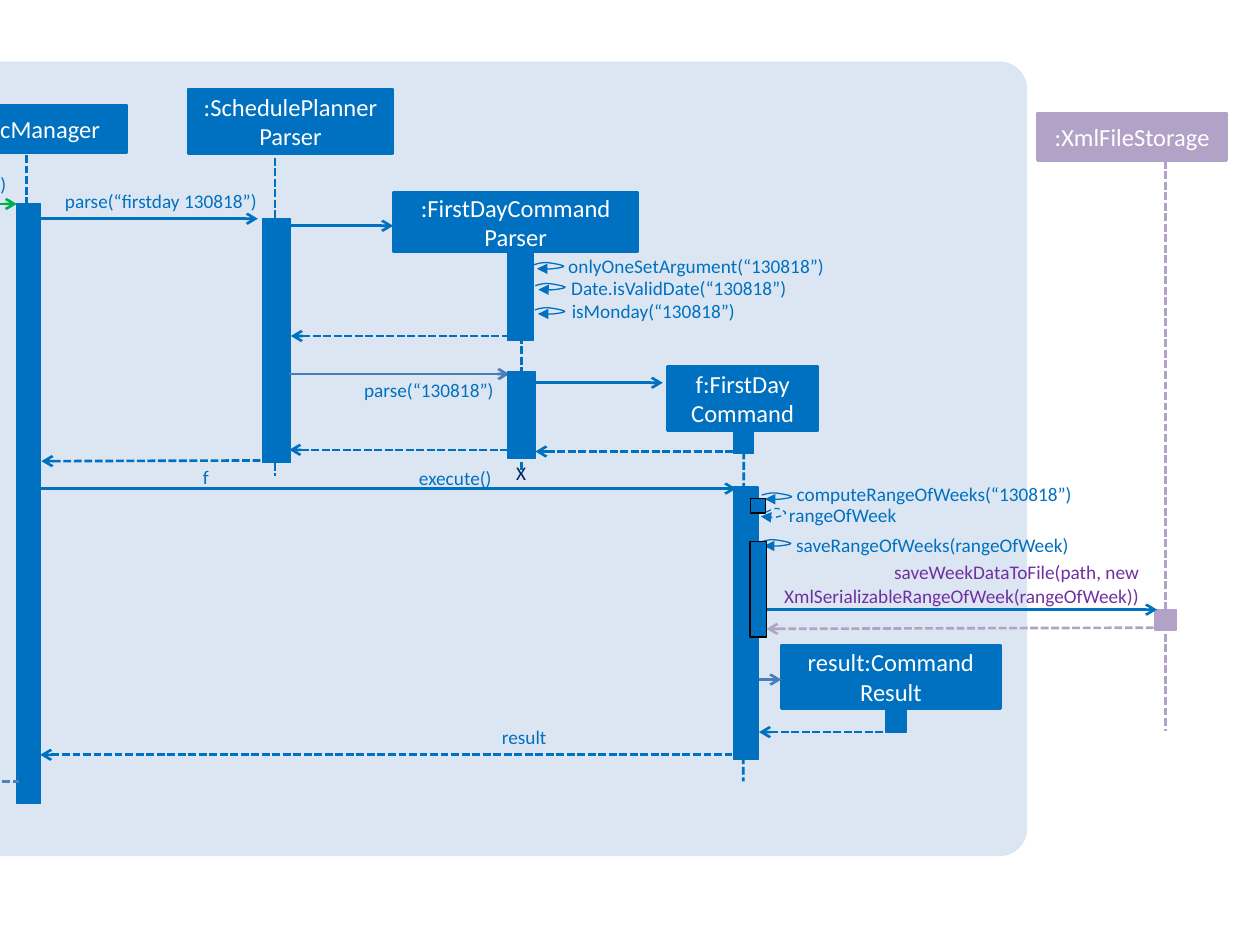
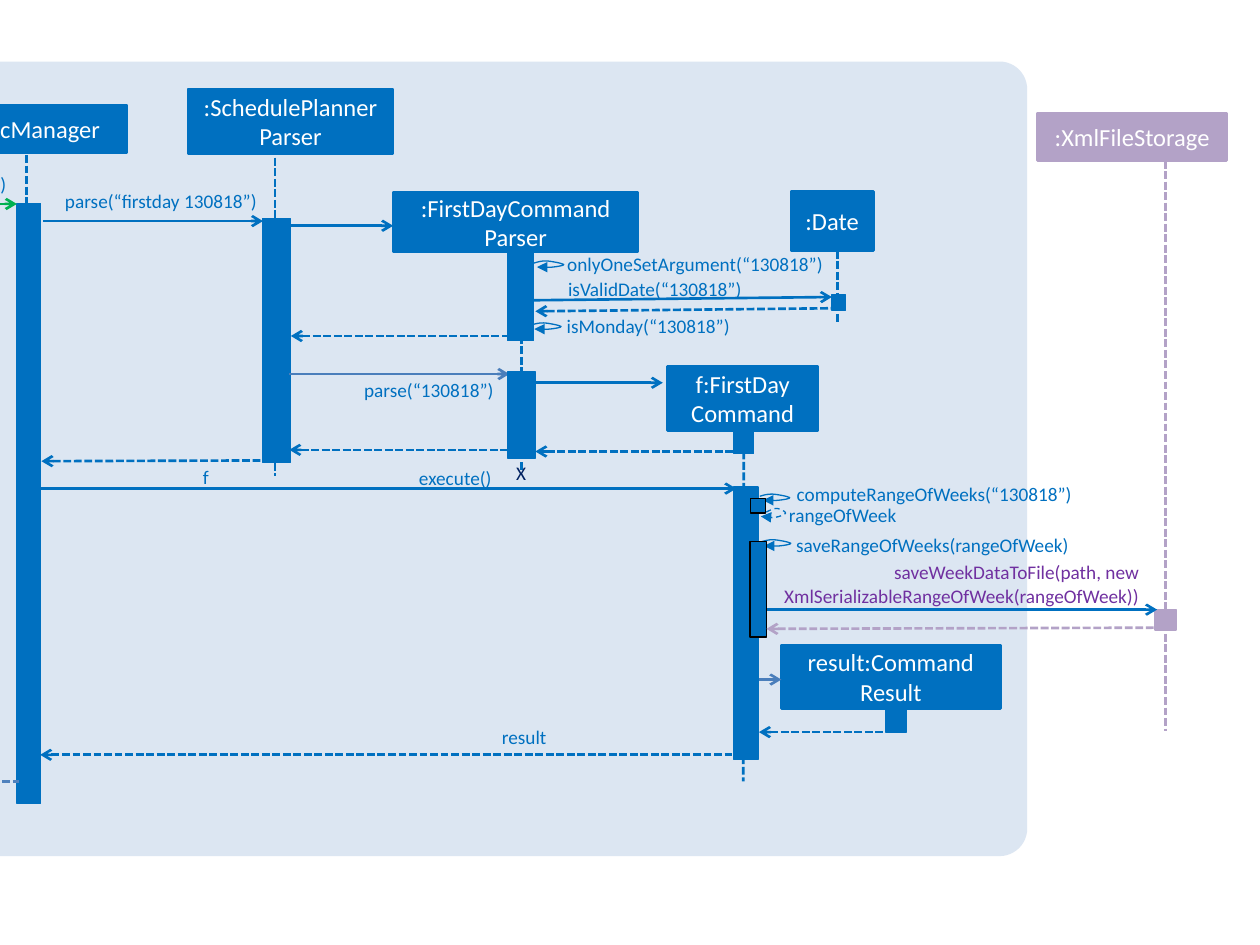
Before and after one commit to nus-cs2103-AY1819S1/addressbook-level4, a slide deck: slide 1 of docs/diagrams/FirstDaySequenceDiagram.pptx. Drawn at 1260x945 pixels with LibreOffice and Linux fonts; fonts in the diff are those of the drawing. Boxes give left, top, right and bottom in pixels: in the first picture for what was removed or moved away, otherwise in the second. Text is boxed around its words. In the diff, an @@ line names an element or a change of style, - is before the commit and + after.

```diff
--- a/docs/diagrams/FirstDaySequenceDiagram.pptx
+++ b/docs/diagrams/FirstDaySequenceDiagram.pptx
@@ rectangle added at box(791, 192, 873, 251), fill #0070C0, outline #0070C0 1.5 pt, 14 pt, text #FFFFFF @@
+:Date
@@ arrow moved from (38, 219) - (258, 219) to (43, 220) - (263, 220) @@
@@ freeform shape at box(534, 261, 564, 267): outline redrawn @@
@@ line added from (837, 251) to (837, 323), #0070C0 1.5 pt dashed @@
@@ arrow added from (528, 300) to (832, 297), #0070C0 1.5 pt @@
@@ freeform shape removed at box(536, 284, 566, 290) @@
@@ text at box(568, 282, 741, 301): text changed @@
-Date.isValidDate(“130818”)
+isValidDate(“130818”)
@@ rectangle added at box(832, 295, 845, 311), fill #0070C0, outline #0070C0 0.75 pt @@
@@ freeform shape: place and size @@
-freeform shape at box(536, 307, 566, 314)
+freeform shape at box(532, 323, 562, 329)
@@ arrow added from (832, 309) to (536, 311), #0070C0 1.5 pt dashed @@
@@ text "isMonday(“130818”)": place and size @@
-text "isMonday(“130818”)" at box(572, 304, 735, 321)
+text "isMonday(“130818”)" at box(567, 319, 730, 336)
@@ freeform shape at box(760, 494, 790, 500): outline redrawn @@
```
Also in this commit, not shown: 1 other file.
